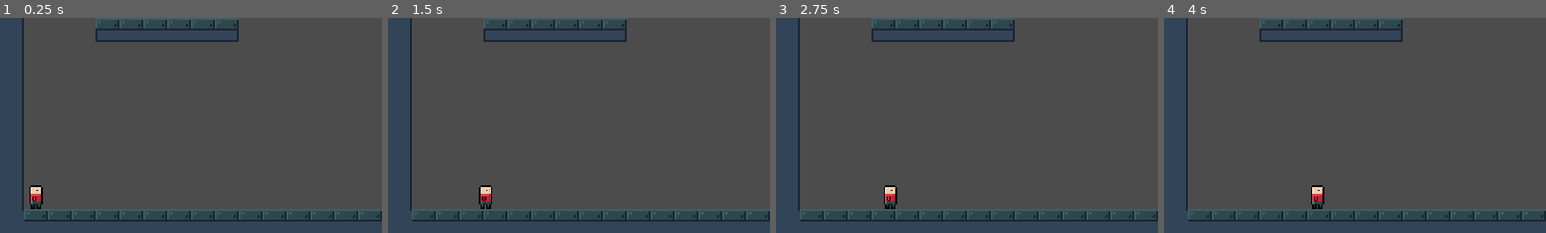
Above: before the commit, frames 1-4 (left to right).
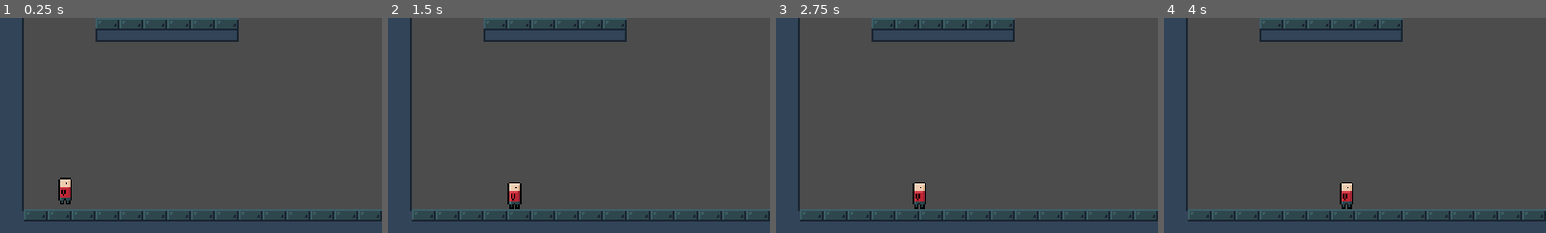
Above: after the commit, the same moments.

Repository: Lunatic-Games/kill-me-now
Game: Godot game, scene res://levels/level_test.tscn
Same seed, same stepped clock (60 frames per second), same inputs: the game is played once before the commit and once after it. The project has no main scene, so this scene is started directly.
Inputs:
- Up to frame 1 (0.25 s): no input
- Up to frame 2 (1.5 s): tap Enter at 0.5 s; hold Right (ui_right) 0.53-1.28 s; hold Left (ui_left) from 1.28 s (still down)
- Up to frame 3 (2.75 s): release Left (ui_left) at 2.03 s; hold Right (ui_right) from 2.03 s (still down)
- Up to frame 4 (4 s): release Right (ui_right) at 3.53 s; hold Left (ui_left) from 3.53 s (still down)
The pictures show only the part of the screen within x 0-50%, y 50-100%; the shares and areas given below are measured in that part.

The runs differ from the first frame. In frame 1, 0.8% of the frame differs, in the area x 7-19%, y 74-89%; in frame 2, 0.8%, in the area x 23-35%, y 76-89%; in frame 3, 0.8%; in frame 4, 0.8%.

Commit message:
Updated player sprite

Diff:
--- a/levels/level_test.tscn
+++ b/levels/level_test.tscn
@@ -6,7 +6,7 @@
 [node name="LevelTest" type="Node2D"]
 
 [node name="Node2D" parent="." instance=ExtResource( 2 )]
-position = Vector2( 49.1369, 526.647 )
+position = Vector2( 88.0973, 504.091 )
 
 [node name="TileMap" type="TileMap" parent="."]
 tile_set = ExtResource( 1 )
--- a/player/player.tscn
+++ b/player/player.tscn
@@ -4,15 +4,16 @@
 [ext_resource path="res://player/player.gd" type="Script" id=2]
 
 [sub_resource type="RectangleShape2D" id=1]
-extents = Vector2( 16, 16 )
+extents = Vector2( 9, 17.9179 )
 
-[node name="Node2D" type="KinematicBody2D"]
+[node name="Player" type="KinematicBody2D"]
 script = ExtResource( 2 )
 __meta__ = {
 "_edit_group_": true
 }
 
 [node name="CollisionShape2D" type="CollisionShape2D" parent="."]
+position = Vector2( -1, 6 )
 shape = SubResource( 1 )
 
 [node name="Sprite" type="Sprite" parent="."]
Binary file changed: player/player.png
